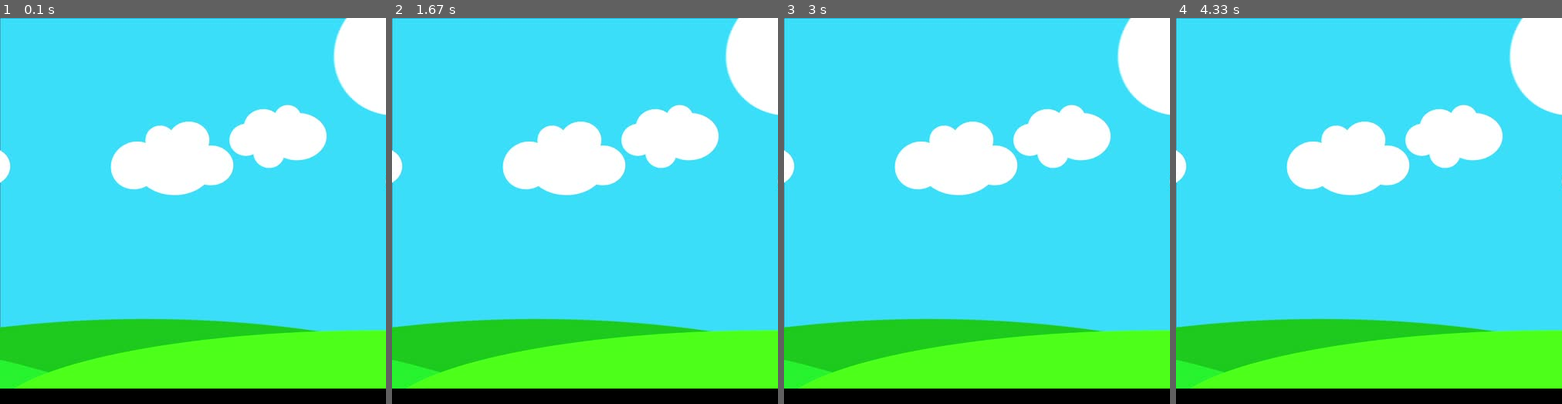
Above: before the commit, frames 1-4 (left to right).
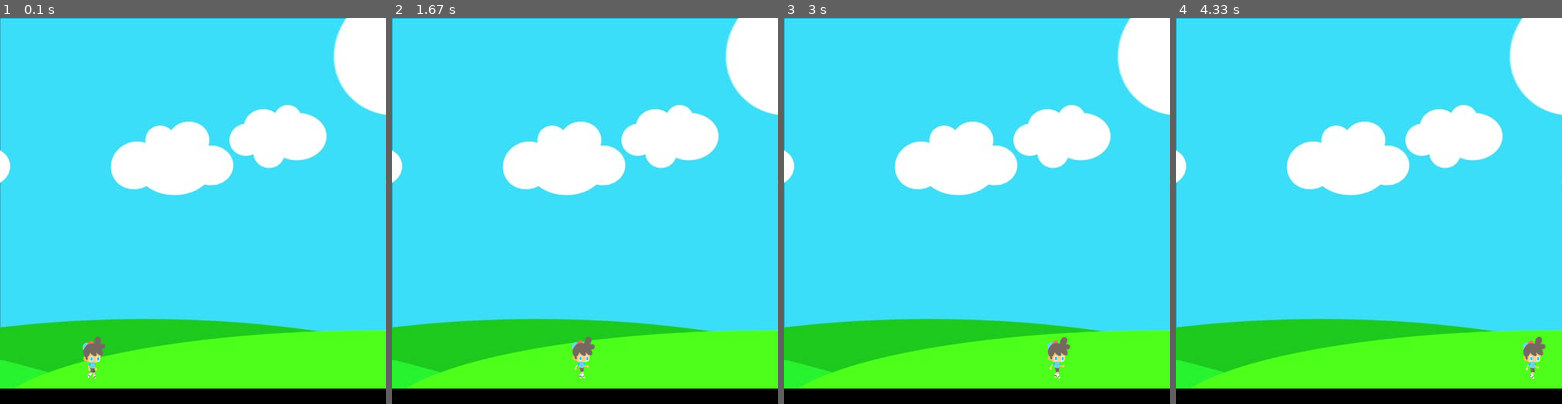
Above: after the commit, the same moments.

Repository: SJHH-Nguyen-D/pygame-tutorial
Game: pygame game, started from main.py
Same seed, same stepped clock (60 frames per second), same inputs: the game is played once before the commit and once after it.
Inputs:
- Up to frame 1 (0.1 s): no input
- Up to frame 2 (1.67 s): tap Space at 0.33 s; hold D 0.67-1.13 s; hold W 1.17-1.63 s
- Up to frame 3 (3 s): no input
- Up to frame 4 (4.33 s): no input

The runs differ from the first frame. In frame 1, 0.4% of the frame differs, in the area x 21-28%, y 82-94%; in frame 2, 0.4%; in frame 3, 0.4%, in the area x 68-75%, y 82-94%; in frame 4, 0.4%.

Commit message:
finish part 6 enemies tutorial

Diff:
--- a/constants.py
+++ b/constants.py
@@ -2,34 +2,68 @@
 import pygame
 import os
 
-SPRITE_DIR = os.path.join(os.getcwd(), "sprites")
+CHAR_SPRITE_DIR = os.path.join(os.getcwd(), "char_sprites")
+ENEMY_SPRITE_DIR = os.path.join(os.getcwd(), "enemy_sprites")
+MISC_SPRITE_DIR = os.path.join(os.getcwd(), "misc_sprites")
 
+# sprites for character motion and states
 WALK_RIGHT = [
-	pygame.image.load(os.path.join(SPRITE_DIR, "R1.png")),
-	pygame.image.load(os.path.join(SPRITE_DIR, "R2.png")),
-	pygame.image.load(os.path.join(SPRITE_DIR, "R3.png")),
-	pygame.image.load(os.path.join(SPRITE_DIR, "R4.png")),
-	pygame.image.load(os.path.join(SPRITE_DIR, "R5.png")),
-	pygame.image.load(os.path.join(SPRITE_DIR, "R6.png")),
-	pygame.image.load(os.path.join(SPRITE_DIR, "R7.png")),
-	pygame.image.load(os.path.join(SPRITE_DIR, "R8.png")),
-	pygame.image.load(os.path.join(SPRITE_DIR, "R9.png"))
+	pygame.image.load(os.path.join(CHAR_SPRITE_DIR, "R1.png")),
+	pygame.image.load(os.path.join(CHAR_SPRITE_DIR, "R2.png")),
+	pygame.image.load(os.path.join(CHAR_SPRITE_DIR, "R3.png")),
+	pygame.image.load(os.path.join(CHAR_SPRITE_DIR, "R4.png")),
+	pygame.image.load(os.path.join(CHAR_SPRITE_DIR, "R5.png")),
+	pygame.image.load(os.path.join(CHAR_SPRITE_DIR, "R6.png")),
+	pygame.image.load(os.path.join(CHAR_SPRITE_DIR, "R7.png")),
+	pygame.image.load(os.path.join(CHAR_SPRITE_DIR, "R8.png")),
+	pygame.image.load(os.path.join(CHAR_SPRITE_DIR, "R9.png"))
 	]
 
 WALK_LEFT = [
-	pygame.image.load(os.path.join(SPRITE_DIR, "L1.png")),
-	pygame.image.load(os.path.join(SPRITE_DIR, "L2.png")),
-	pygame.image.load(os.path.join(SPRITE_DIR, "L3.png")),
-	pygame.image.load(os.path.join(SPRITE_DIR, "L4.png")),
-	pygame.image.load(os.path.join(SPRITE_DIR, "L5.png")),
-	pygame.image.load(os.path.join(SPRITE_DIR, "L6.png")),
-	pygame.image.load(os.path.join(SPRITE_DIR, "L7.png")),
-	pygame.image.load(os.path.join(SPRITE_DIR, "L8.png")),
-	pygame.image.load(os.path.join(SPRITE_DIR, "L9.png"))
+	pygame.image.load(os.path.join(CHAR_SPRITE_DIR, "L1.png")),
+	pygame.image.load(os.path.join(CHAR_SPRITE_DIR, "L2.png")),
+	pygame.image.load(os.path.join(CHAR_SPRITE_DIR, "L3.png")),
+	pygame.image.load(os.path.join(CHAR_SPRITE_DIR, "L4.png")),
+	pygame.image.load(os.path.join(CHAR_SPRITE_DIR, "L5.png")),
+	pygame.image.load(os.path.join(CHAR_SPRITE_DIR, "L6.png")),
+	pygame.image.load(os.path.join(CHAR_SPRITE_DIR, "L7.png")),
+	pygame.image.load(os.path.join(CHAR_SPRITE_DIR, "L8.png")),
+	pygame.image.load(os.path.join(CHAR_SPRITE_DIR, "L9.png"))
 	]
 
-BG = pygame.image.load(os.path.join(SPRITE_DIR, "bg.jpg"))
+CHAR = pygame.image.load(os.path.join(CHAR_SPRITE_DIR, "standing.png"))
 
-CHAR = pygame.image.load(os.path.join(SPRITE_DIR, "standing.png"))
+# sprites for enemy
+WALK_RIGHT_ENEMY = [
+	pygame.image.load(os.path.join(ENEMY_SPRITE_DIR, "R1E.png")),
+	pygame.image.load(os.path.join(ENEMY_SPRITE_DIR, "R2E.png")),
+	pygame.image.load(os.path.join(ENEMY_SPRITE_DIR, "R3E.png")),
+	pygame.image.load(os.path.join(ENEMY_SPRITE_DIR, "R4E.png")),
+	pygame.image.load(os.path.join(ENEMY_SPRITE_DIR, "R5E.png")),
+	pygame.image.load(os.path.join(ENEMY_SPRITE_DIR, "R6E.png")),
+	pygame.image.load(os.path.join(ENEMY_SPRITE_DIR, "R7E.png")),
+	pygame.image.load(os.path.join(ENEMY_SPRITE_DIR, "R8E.png")),
+	pygame.image.load(os.path.join(ENEMY_SPRITE_DIR, "R9E.png")),
+	pygame.image.load(os.path.join(ENEMY_SPRITE_DIR, "R10E.png")),
+	pygame.image.load(os.path.join(ENEMY_SPRITE_DIR, "R11E.png"))
+	]
+
+WALK_LEFT_ENEMY = [
+	pygame.image.load(os.path.join(ENEMY_SPRITE_DIR, "L1E.png")),
+	pygame.image.load(os.path.join(ENEMY_SPRITE_DIR, "L2E.png")),
+	pygame.image.load(os.path.join(ENEMY_SPRITE_DIR, "L3E.png")),
+	pygame.image.load(os.path.join(ENEMY_SPRITE_DIR, "L4E.png")),
+	pygame.image.load(os.path.join(ENEMY_SPRITE_DIR, "L5E.png")),
+	pygame.image.load(os.path.join(ENEMY_SPRITE_DIR, "L6E.png")),
+	pygame.image.load(os.path.join(ENEMY_SPRITE_DIR, "L7E.png")),
+	pygame.image.load(os.path.join(ENEMY_SPRITE_DIR, "L8E.png")),
+	pygame.image.load(os.path.join(ENEMY_SPRITE_DIR, "L9E.png")),
+	pygame.image.load(os.path.join(ENEMY_SPRITE_DIR, "L10E.png")),
+	pygame.image.load(os.path.join(ENEMY_SPRITE_DIR, "L11E.png"))
+	]
+
+CHAR = pygame.image.load(os.path.join(ENEMY_SPRITE_DIR, "standingE.png"))
+
+BG = pygame.image.load(os.path.join(MISC_SPRITE_DIR, "bg.jpg"))
 
 CLOCK = pygame.time.Clock()
--- a/main.py
+++ b/main.py
@@ -1,5 +1,6 @@
 import pygame
 from constants import *
+
 
 # a pygame always initializes with pygame.init()
 pygame.init()
@@ -27,7 +28,7 @@
 		self.standing = True
 
 	def draw(self, win):
-		# 27 frames
+		# 27 frames = 3*9 char images
 		if self.walk_count + 1 >=27:
 			self.walk_count = 0
 
@@ -47,6 +48,49 @@
 				else:
 					win.blit(CHAR, (self.x, self.y))
 
+class Enemy(Player):
+	""" enemy subclass """
+
+	def __init__(self,  x, y, width, height, end):
+		self.x = x
+		self.y = y
+		self.width = width
+		self.height = height
+		self.end = end
+		self.path = [self.x, self.end]
+		self.walk_count = 0
+		self.velocity = 3
+
+	def draw(self, win):
+		self.move()
+		# 33 frames because 11 enemy images * 3 instead of the the 9 images for character
+		if self.walk_count + 1 >=33:
+			self.walk_count = 0
+
+		# move right
+		if self.velocity > 0:
+			win.blit(WALK_RIGHT_ENEMY[self.walk_count//3], (self.x, self.y))
+			self.walk_count += 1
+		# move left
+		else:
+			win.blit(WALK_LEFT_ENEMY[self.walk_count//3], (self.x, self.y))
+			self.walk_count += 1
+
+
+	def move(self):
+		if self.velocity > 0:
+			if self.x + self.velocity < self.path[1]:
+				self.x += self.velocity
+			else:
+				self.velocity *= self.velocity
+				self.walk_count = 0
+		else:
+			if self.x - self.velocity > self.path[0]:
+				self.x += self.velocity
+			else:
+				self.velocity *= self.velocity
+				self.walk_count = 0
+
 
 class Projectile(object):
 	""" projectile class """
@@ -68,6 +112,7 @@
 	# fill background with an image with 'background lit', followed by its position
 	win.blit(BG, (0, 0))
 	player.draw(win)
+	goblin.draw(win)
 	for bullet in bullets:
 		bullet.draw(win)
 
@@ -76,6 +121,7 @@
 
 # main loop for which the game will work through
 player = Player(300, 410, 64, 64)
+goblin = Enemy(100, 410, 64, 64, end=450)
 bullets = list()
 run = True
 while run:
Not shown, changed: README.md
Renamed: sprites/L1.png -> char_sprites/L1.png
Renamed: sprites/L2.png -> char_sprites/L2.png
Renamed: sprites/L3.png -> char_sprites/L3.png
Renamed: sprites/L4.png -> char_sprites/L4.png
Renamed: sprites/L5.png -> char_sprites/L5.png
Renamed: sprites/L6.png -> char_sprites/L6.png
Renamed: sprites/L7.png -> char_sprites/L7.png
Renamed: sprites/L8.png -> char_sprites/L8.png
Renamed: sprites/L9.png -> char_sprites/L9.png
Renamed: sprites/R1.png -> char_sprites/R1.png
Renamed: sprites/R2.png -> char_sprites/R2.png
(and 112 more such lines)
